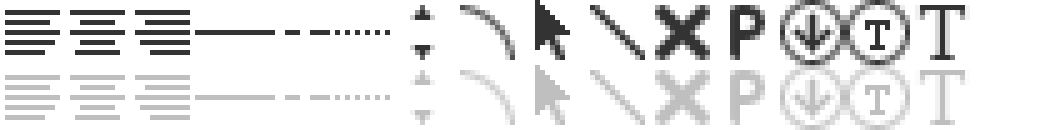
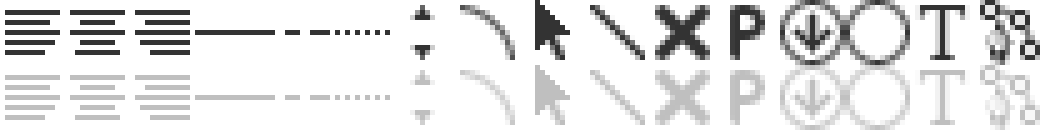
Two versions of the same layered image (1040 × 130). Layer-by-layer changes:
painted on "icons" over [865,0,1040,65]
painted on "disabled" over [865,65,1040,130]
